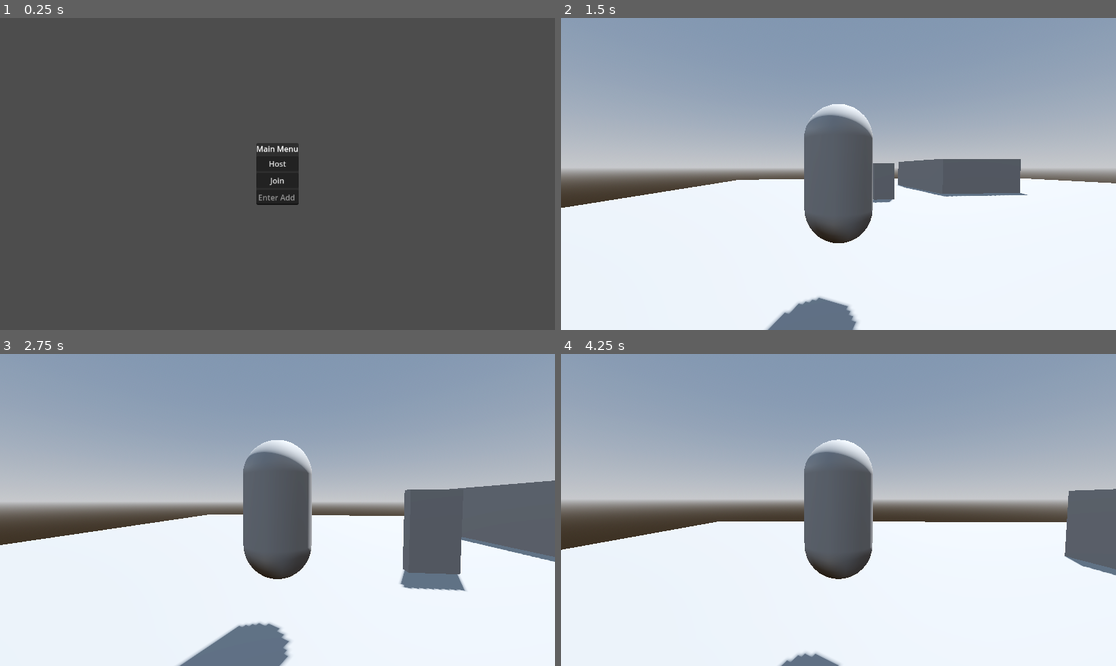
Above: before the commit, frames 1-4 (two rows, left to right).
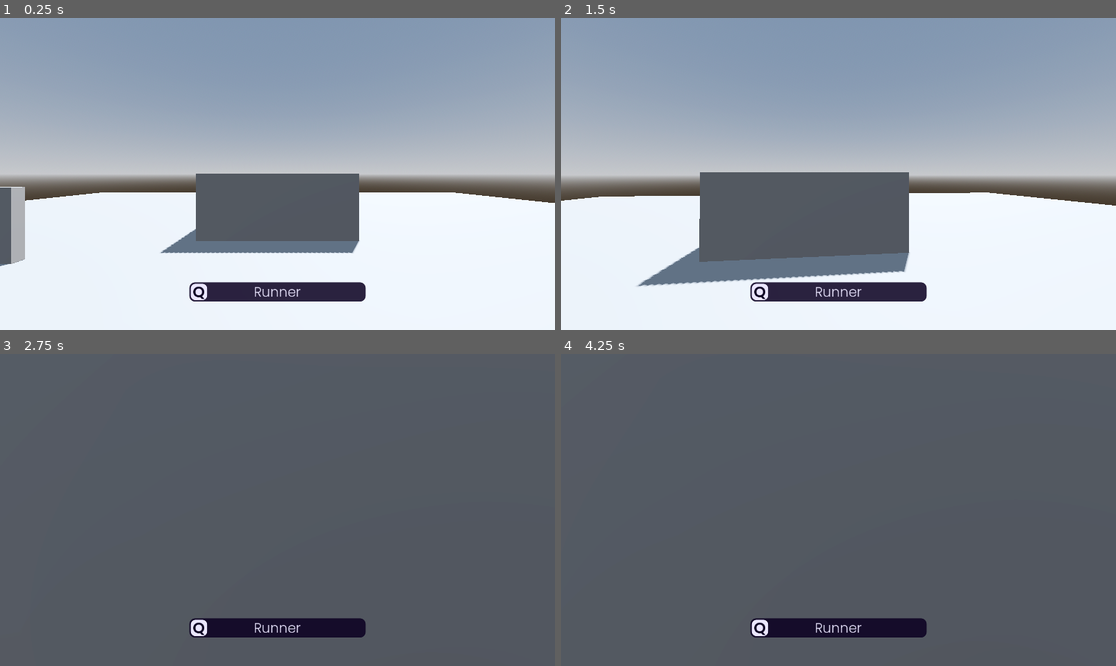
Above: after the commit, the same moments.

Repository: CrispyMD/Escape-The-Establishment
Game: Godot game, scene res://scenes/main_level.tscn
Two runs of this game, one before a commit and one after it. Both use one fixed random seed, a clock stepped at 60 frames per second and the inputs below.
Inputs (mouse positions are in pixels of both pictures, inside the frame that each line leads up to):
- Up to frame 1 (0.25 s): no input
- Up to frame 2 (1.5 s): click (838, 164) at 0.5 s, where only the run before the commit has a clickable "Host"; tap Enter at 1.25 s; move the mouse to (866, 174) at 1.27 s; hold W (forward) from 1.28 s (still down); hold Space (jump) from 1.28 s (still down); tap Q (ability) at 1.35 s
- Up to frame 3 (2.75 s): keep holding W (forward); move the mouse to (249, 510) at 2.02 s; release Space (jump) at 2.03 s; tap Space (jump) at 2.1, 2.27, 2.57 s; tap Q (ability) at 2.3 s
- Up to frame 4 (4.25 s): keep holding W (forward); move the mouse to (849, 503) at 2.77 s; hold Space (jump) 2.78-3.53 s; tap Q (ability) at 2.85, 3.8 s; move the mouse to (832, 516) at 3.52 s; tap E (interact) at 3.6 s; tap Space (jump) at 3.77, 4.07 s

The runs differ from the first frame. In frame 1, 92% of the frame differs, in the area x 0-100%, y 0-100%; in frame 2, 22%; in frame 3, 89%; in frame 4, 93%.

Commit message:
Added runner ability, requires UI updates

Diff:
--- a/Escape The Establishment/scenes/character.tscn
+++ b/Escape The Establishment/scenes/character.tscn
@@ -75,6 +75,91 @@
 outline_size = 6
 outline_color = Color(0.0431373, 0, 0.129412, 1)
 
+[sub_resource type="Animation" id="Animation_kbgcf"]
+resource_name = "runner_ability_timer"
+length = 25.0
+tracks/0/type = "value"
+tracks/0/imported = false
+tracks/0/enabled = true
+tracks/0/path = NodePath(".:SPEED")
+tracks/0/interp = 1
+tracks/0/loop_wrap = true
+tracks/0/keys = {
+"times": PackedFloat32Array(0, 3),
+"transitions": PackedFloat32Array(1, 1),
+"update": 0,
+"values": [10.0, 5.0]
+}
+tracks/1/type = "value"
+tracks/1/imported = false
+tracks/1/enabled = true
+tracks/1/path = NodePath(".:ability_on_cooldown")
+tracks/1/interp = 1
+tracks/1/loop_wrap = true
+tracks/1/keys = {
+"times": PackedFloat32Array(0, 25),
+"transitions": PackedFloat32Array(1, 1),
+"update": 1,
+"values": [true, false]
+}
+tracks/2/type = "value"
+tracks/2/imported = false
+tracks/2/enabled = true
+tracks/2/path = NodePath(".:can_jump")
+tracks/2/interp = 1
+tracks/2/loop_wrap = true
+tracks/2/keys = {
+"times": PackedFloat32Array(0, 3),
+"transitions": PackedFloat32Array(1, 1),
+"update": 1,
+"values": [false, true]
+}
+
+[sub_resource type="Animation" id="Animation_6d3a8"]
+length = 0.001
+tracks/0/type = "value"
+tracks/0/imported = false
+tracks/0/enabled = true
+tracks/0/path = NodePath(".:SPEED")
+tracks/0/interp = 1
+tracks/0/loop_wrap = true
+tracks/0/keys = {
+"times": PackedFloat32Array(0),
+"transitions": PackedFloat32Array(1),
+"update": 0,
+"values": [5.0]
+}
+tracks/1/type = "value"
+tracks/1/imported = false
+tracks/1/enabled = true
+tracks/1/path = NodePath(".:ability_on_cooldown")
+tracks/1/interp = 1
+tracks/1/loop_wrap = true
+tracks/1/keys = {
+"times": PackedFloat32Array(0),
+"transitions": PackedFloat32Array(1),
+"update": 1,
+"values": [false]
+}
+tracks/2/type = "value"
+tracks/2/imported = false
+tracks/2/enabled = true
+tracks/2/path = NodePath(".:can_jump")
+tracks/2/interp = 1
+tracks/2/loop_wrap = true
+tracks/2/keys = {
+"times": PackedFloat32Array(0),
+"transitions": PackedFloat32Array(1),
+"update": 1,
+"values": [true]
+}
+
+[sub_resource type="AnimationLibrary" id="AnimationLibrary_bsdr0"]
+_data = {
+"RESET": SubResource("Animation_6d3a8"),
+"runner_ability_timer": SubResource("Animation_kbgcf")
+}
+
 [node name="Character" type="CharacterBody3D"]
 collision_layer = 3
 script = ExtResource("1_vew7i")
@@ -98,8 +183,6 @@
 [node name="TpsCamera" type="Camera3D" parent="SpringArm3D"]
 transform = Transform3D(1, 0, 0, 0, 1, 0, 0, 0, 1, 0, 0.59391, 4.81613)
 current = true
-
-[node name="AbilityTimer" type="Timer" parent="."]
 
 [node name="CharacterUI" type="Control" parent="."]
 layout_mode = 3
@@ -366,3 +449,8 @@
 offset_bottom = 431.0
 pivot_offset = Vector2(3, 64)
 color = Color(1, 0, 0, 1)
+
+[node name="BeastAbilityAnimationPlayer" type="AnimationPlayer" parent="."]
+libraries = {
+"": SubResource("AnimationLibrary_bsdr0")
+}
--- a/Escape The Establishment/scenes/main_level.tscn
+++ b/Escape The Establishment/scenes/main_level.tscn
@@ -1,8 +1,8 @@
 [gd_scene load_steps=9 format=3 uid="uid://cat1tfhnntnv8"]
 
-[ext_resource type="Script" path="res://scripts/multiplayer.gd" id="1_fymt3"]
 [ext_resource type="PackedScene" uid="uid://bro1jq2gxhirb" path="res://scenes/computer.tscn" id="2_5x8c8"]
 [ext_resource type="PackedScene" uid="uid://c46lq417eb8j6" path="res://scenes/door.tscn" id="3_x7cd2"]
+[ext_resource type="PackedScene" uid="uid://bte1j3ynvf0re" path="res://scenes/character.tscn" id="3_ysn0m"]
 
 [sub_resource type="ProceduralSkyMaterial" id="ProceduralSkyMaterial_6cubu"]
 sky_horizon_color = Color(0.64625, 0.65575, 0.67075, 1)
@@ -23,7 +23,6 @@
 data = PackedVector3Array(-0.5, 0.5, 0.5, 0.5, 0.5, 0.5, -0.5, -0.5, 0.5, 0.5, 0.5, 0.5, 0.5, -0.5, 0.5, -0.5, -0.5, 0. …(500 unchanged characters)…
 
 [node name="main_level" type="Node3D"]
-script = ExtResource("1_fymt3")
 
 [node name="WorldEnvironment" type="WorldEnvironment" parent="."]
 environment = SubResource("Environment_x7p88")
@@ -59,6 +58,7 @@
 transform = Transform3D(-4.37114e-08, 0, 1, 0, 1, 0, -1, 0, -4.37114e-08, -8.78894, 0, -5.91757)
 
 [node name="CanvasLayer" type="CanvasLayer" parent="."]
+visible = false
 
 [node name="MainMenu" type="PanelContainer" parent="CanvasLayer"]
 anchors_preset = 8
@@ -96,9 +96,8 @@
 layout_mode = 2
 placeholder_text = "Enter Address to Join Here"
 
-[node name="MultiplayerSpawner" type="MultiplayerSpawner" parent="."]
-_spawnable_scenes = PackedStringArray("res://scenes/character.tscn")
-spawn_path = NodePath("..")
+[node name="Character" parent="." instance=ExtResource("3_ysn0m")]
+transform = Transform3D(1, 0, 0, 0, 1, 0, 0, 0, 1, 0, 2.46063, 0)
 
 [connection signal="pressed" from="CanvasLayer/MainMenu/MarginContainer/VBoxContainer/Host" to="." method="_on_host_pressed"]
 [connection signal="pressed" from="CanvasLayer/MainMenu/MarginContainer/VBoxContainer/Join" to="." method="_on_join_pressed"]
--- a/Escape The Establishment/scripts/character_script.gd
+++ b/Escape The Establishment/scripts/character_script.gd
@@ -2,7 +2,7 @@
 extends CharacterBody3D
 
 const gravity = 14
-const SPEED = 5.0
+@export var SPEED = 5.0
 const JUMP_VELOCITY = 5.5
 const SENSITIVITY = 0.1
 @onready var head = $Head
@@ -11,9 +11,13 @@
 @onready var spring = $SpringArm3D
 
 @onready var camera_mode_is_fps = false
-@onready var is_beast = false
+@onready var is_beast = true
 signal interact_pressed
 @onready var progress_bar = $CharacterUI/ProgressBar
+
+@export var chosen_ability: Ability
+@export var ability_on_cooldown = false
+@export var can_jump = true
 
 enum Ability {
 	Runner,
@@ -23,18 +27,13 @@
 	Assassin
 }
 
-func _enter_tree():
-	set_multiplayer_authority(str(name).to_int())
-
 func _ready():
-	if not is_multiplayer_authority(): return
-
 	self.rotation = Vector3.ZERO
 	Input.mouse_mode = Input.MOUSE_MODE_CAPTURED
 	if is_beast != camera_mode_is_fps: switch_pov()
 	if is_beast:
 		print("aaa")
-		$CharacterUI.display_ability("ODSJ")
+		$CharacterUI.display_ability(Ability.Runner)
 
 func handle_camera_movement(event):
 	if camera_mode_is_fps:
@@ -47,14 +46,22 @@
 		spring.rotation.x = clamp(spring.rotation.x, deg_to_rad(-90), deg_to_rad(30))
 
 func _unhandled_input(event):
-	if not is_multiplayer_authority(): return
-
 	if event.is_action_pressed("ui_cancel"):
 		get_tree().quit()
 	if event is InputEventMouseMotion:
 		handle_camera_movement(event)
 	if Input.is_action_just_pressed("ability"):
-		pass
+		print("a")
+		if not is_beast: return
+		print("b")
+		if ability_on_cooldown: return
+		print("c")
+		match chosen_ability:
+			player.Ability.Runner:
+				print("d")
+				$BeastAbilityAnimationPlayer.play("runner_ability_timer")
+			_:
+				print("e")
 	if Input.is_action_just_pressed("interact"):
 		interact_pressed.emit(self)
 	if Input.is_action_just_pressed("switch_pov"):
@@ -80,11 +87,9 @@
 	camera_mode_is_fps = not camera_mode_is_fps
 
 func _physics_process(delta):
-	if not is_multiplayer_authority(): return
-
 	if not is_on_floor():
 		velocity.y -= gravity * delta
-	if Input.is_action_pressed("jump") and is_on_floor():
+	if Input.is_action_pressed("jump") and is_on_floor() and can_jump:
 		velocity.y = JUMP_VELOCITY
 
 	var input_dir = Input.get_vector("left", "right", "forward", "backward")
@@ -102,3 +107,8 @@
 		velocity.z = move_toward(velocity.z, 0, SPEED)
 
 	move_and_slide()
+
+#func start_ability_cooldown_count(a: Ability):
+	#match a:
+		#Ability.Runner:
+			#$BeastAbilityAnimationPlayer.play("runner_ability_cooldown")
--- a/Escape The Establishment/scripts/multiplayer.gd
+++ b/Escape The Establishment/scripts/multiplayer.gd
@@ -1,41 +1,41 @@
 extends Node3D
-
-@onready var main_menu = $CanvasLayer/MainMenu
-@onready var address_entry = $CanvasLayer/MainMenu/MarginContainer/VBoxContainer/AddressEntry
-
-const Character = preload("res://scenes/character.tscn")
-const PORT = 9999
-var enet_peer = ENetMultiplayerPeer.new()
-
-
-func _on_host_pressed():
-	main_menu.hide()
-
-	enet_peer.create_server(PORT)
-	multiplayer.multiplayer_peer = enet_peer
-	multiplayer.peer_connected.connect(add_player)
-	multiplayer.peer_disconnected.connect(remove_player)
-
-	add_player(multiplayer.get_unique_id())
-
-
-func add_player(peer_id):
-	print("rnjk")
-	var character = Character.instantiate()
-	character.name = str(peer_id)
-	add_child(character)
-	character.position = Vector3(-12,2,4)
-	#if character.is_multiplayer_authority():
-		#character.health_changed.connect(update_health_bar)
-
-func remove_player(peer_id):
-	var character = get_node_or_null(str(peer_id))
-	if character:
-		character.queue_free()
-
-
-func _on_join_pressed():
-	main_menu.hide()
-	print("skibidi")
-	enet_peer.create_client(address_entry.text, PORT)
-	multiplayer.multiplayer_peer = enet_peer
+#
+#@onready var main_menu = $CanvasLayer/MainMenu
+#@onready var address_entry = $CanvasLayer/MainMenu/MarginContainer/VBoxContainer/AddressEntry
+#
+#const Character = preload("res://scenes/character.tscn")
+#const PORT = 9999
+#var enet_peer = ENetMultiplayerPeer.new()
+#
+#
+#func _on_host_pressed():
+	#main_menu.hide()
+	#
+	#enet_peer.create_server(PORT)
+	#multiplayer.multiplayer_peer = enet_peer
+	#multiplayer.peer_connected.connect(add_player)
+	#multiplayer.peer_disconnected.connect(remove_player)
+	#
+	#add_player(multiplayer.get_unique_id())
+#
+#
+#func add_player(peer_id):
+	#print("rnjk")
+	#var character = Character.instantiate()
+	#character.name = str(peer_id)
+	#add_child(character)
+	#character.position = Vector3(-12,2,4)
+	##if character.is_multiplayer_authority():
+		##character.health_changed.connect(update_health_bar)
+#
+#func remove_player(peer_id):
+	#var character = get_node_or_null(str(peer_id))
+	#if character:
+		#character.queue_free()
+#
+#
+#func _on_join_pressed():
+	#main_menu.hide()
+	#print("skibidi")
+	#enet_peer.create_client(address_entry.text, PORT)
+	#multiplayer.multiplayer_peer = enet_peer
Not shown: 1 places in Escape The Establishment/scenes/character.tscn that only renumber resources
